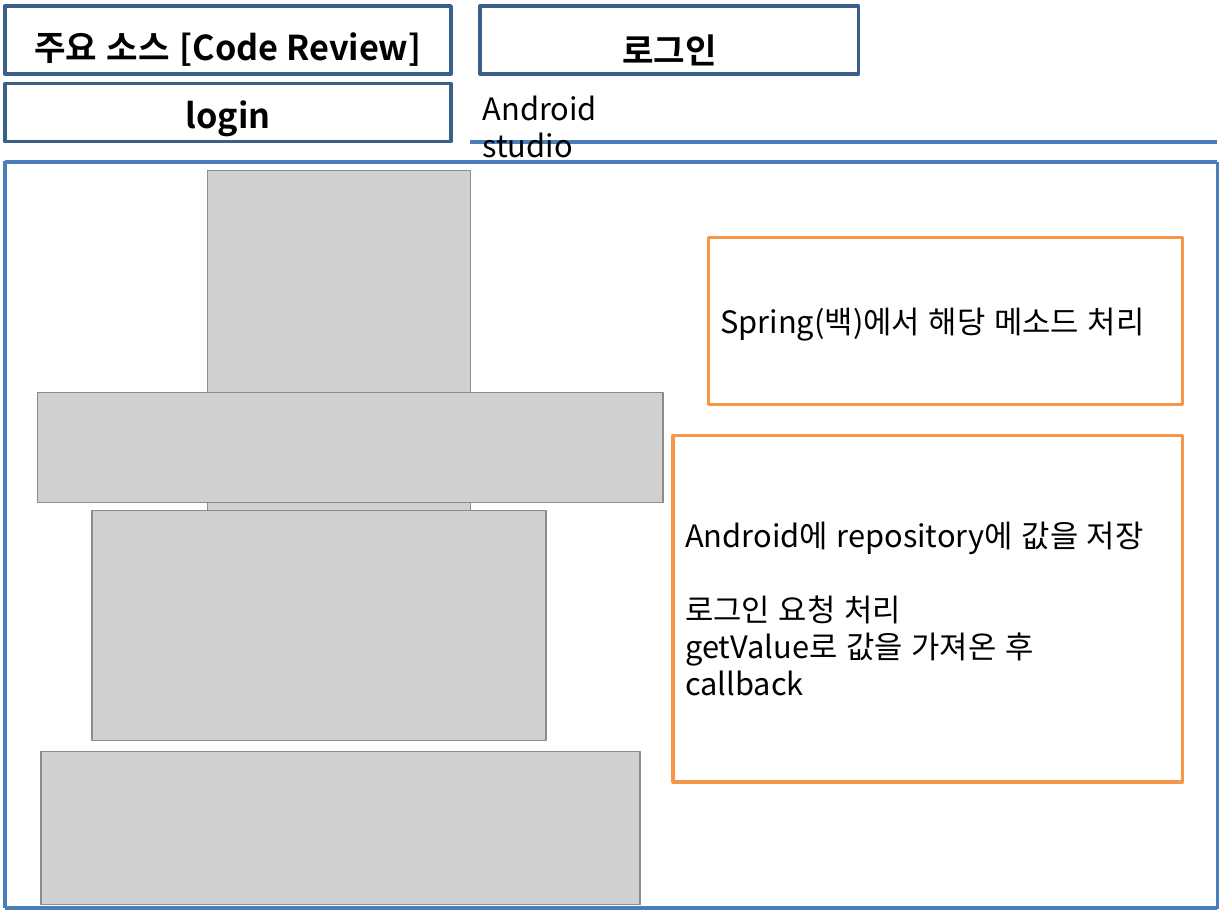
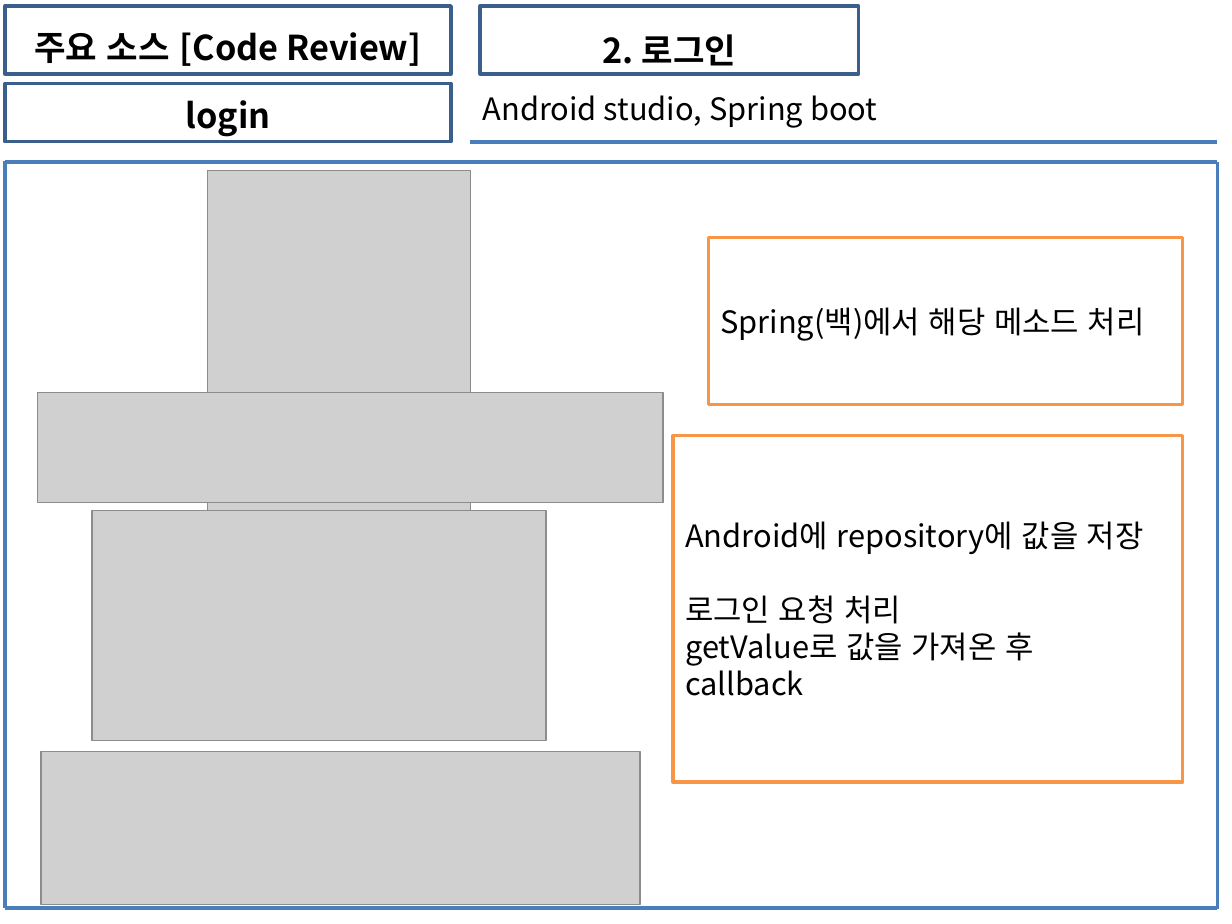
Before and after one commit to soh0256/5team, a slide deck: slide 3 of 개발 5팀 7차 미니 프로젝트 산출물 제출/3) KOSMO_77기_개발 5팀_Unit_Test_보고서.pptx (slide 4 before the commit). Drawn at 1232x924 pixels with LibreOffice and Linux fonts; fonts in the diff are those of the drawing; grey boxes stand for pictures. Boxes give left, top, right and bottom in pixels: in the first picture for what was removed or moved away, otherwise in the second. Text is boxed around its words. In the diff, an @@ line names an element or a change of style, - is before the commit and + after.

```diff
--- a/개발 5팀 7차 미니 프로젝트 산출물 제출/3) KOSMO_77기_개발 5팀_Unit_Test_보고서.pptx
+++ b/개발 5팀 7차 미니 프로젝트 산출물 제출/3) KOSMO_77기_개발 5팀_Unit_Test_보고서.pptx
@@ text in rectangle at (x1=603, y1=34, x2=737, y2=73): text changed @@
-로그인
+2. 로그인
@@ text at (x1=483, y1=95, x2=877, y2=128): text changed @@
-Android studio
+Android studio, Spring boot
```
Also in this commit, not shown: 3 other slides changed, 10 slides added, 1 slide removed.
